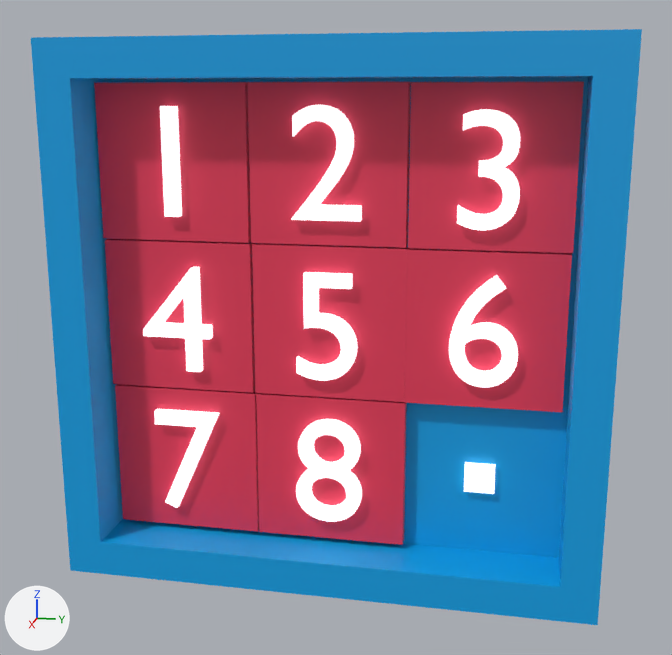
The FBX model LaboratoryEscapeGame/Assets/Resources/Models/SlidingPuzzle.fbx, before and after one commit.
The view is the same before and after, from a 50 mm lens placed at (1.665, 0.337, 0.399), pointed at (0.05, 0.014, -0.005). Every picture has the same lights, and +X, +Y and +Z are marked at lower left. Where no turn or scale is listed for an object, it has been applied to the vertices.

In view in the first picture: 'Frame', 'SlidingBlock', 'SlidingBlock.001', 'SlidingBlock.002', 'SlidingBlock.003', 'SlidingBlock.004', 'SlidingBlock.005', 'SlidingBlock.006', 'SlidingBlock.007', 'SlidingPlace.007'.
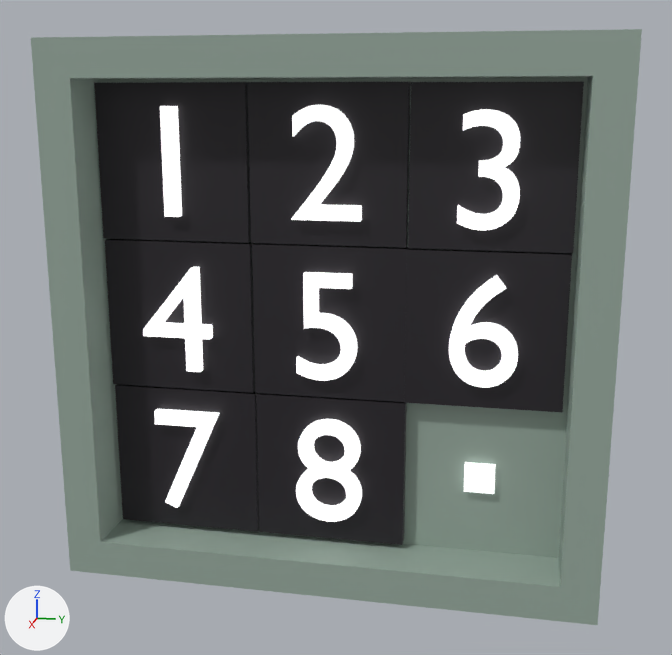
Commit message: Changes in the sliding puzzle

Boxes [x1, y1, x2, y2] around the edits, measured in the pictures (672 x 655 px):
'Frame', recoloured: [31, 29, 642, 625] in both
'SlidingBlock.002', recoloured (red to black): [408, 82, 584, 253] in both
'SlidingBlock.001', recoloured (red to black): [248, 82, 411, 248] in both
'SlidingBlock.005', recoloured (red to black): [404, 248, 572, 412] in both
'SlidingBlock', recoloured (red to black): [94, 82, 251, 243] in both
'SlidingBlock.004', recoloured (red to black): [252, 243, 408, 402] in both
'SlidingBlock.003', recoloured (red to black): [105, 239, 255, 393] in both
'SlidingBlock.007', recoloured (red to black): [256, 393, 407, 545] in both
'SlidingBlock.006', recoloured (red to black): [115, 384, 259, 532] in both

The change, as a list of edits to the scene's bpy script:
```text
Change mat_material_002:
    mat_material_002.base_color: (0.8, 0.0433, 0.1) -> (0.0149, 0.0121, 0.0169)  # red #e73b59 -> black #211d23
Change mat_material_003:
    mat_material_003.base_color: (0.0, 0.36, 0.8) -> (0.304, 0.39, 0.333)  # cyan #00a2e7 -> grey #96a89c
```
